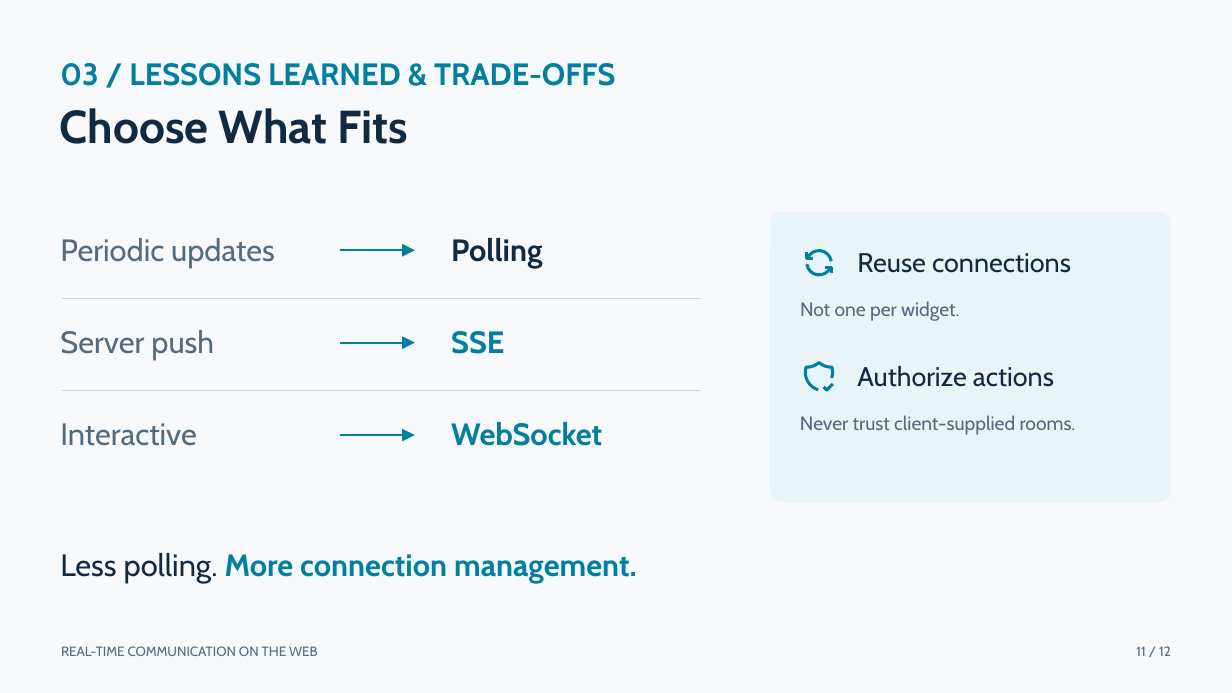
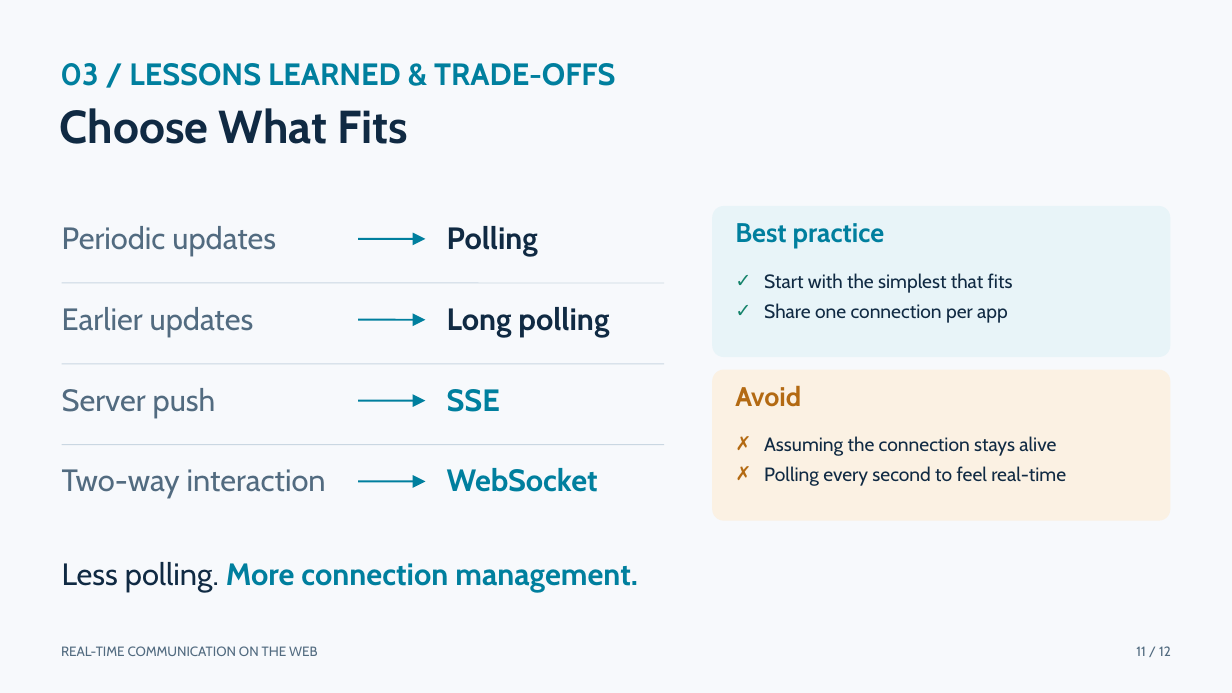
Before and after one commit to Daniiislo/ProtoLab, a slide deck: slide 11 of presentation/Real-time Communication on the Web.pptx. Drawn at 1232x693 pixels with LibreOffice and Linux fonts; fonts in the diff are those of the drawing. Boxes give left, top, right and bottom in pixels: in the first picture for what was removed or moved away, otherwise in the second. Text is boxed around its words. In the diff, an @@ line names an element or a change of style, - is before the commit and + after.

```diff
--- a/presentation/Real-time Communication on the Web.pptx
+++ b/presentation/Real-time Communication on the Web.pptx
@@ rounded rectangle: place and size @@
-rounded rectangle at (770,212,1170,503)
+rounded rectangle at (713,206,1171,358)
@@ rounded rectangle at (713,206,1171,358): proportions changed @@
@@ text "Periodic updates": place and size @@
-text "Periodic updates" at (60,238,275,267)
+text "Periodic updates" at (62,226,276,256)
@@ arrow moved from (340, 250) - (415, 250) to (359, 239) - (425, 239) @@
@@ text "Polling": place and size @@
-text "Polling" at (451,238,542,267)
+text "Polling" at (447,226,538,256)
@@ freeform shape removed at (62,299,701,299) @@
@@ arrow moved from (340, 343) - (415, 343) to (359, 320) - (425, 320) @@
@@ text "Server push": place and size @@
-text "Server push" at (60,330,214,360)
+text "Server push" at (62,388,216,417)
@@ text "SSE": place and size @@
-text "SSE" at (451,331,504,354)
+text "SSE" at (447,389,500,412)
@@ freeform shape removed at (62,391,701,392) @@
@@ arrow moved from (340, 435) - (415, 435) to (359, 401) - (425, 401) @@
@@ group removed at (800,250,1076,435): 4 freeform shapes, 4 texts @@
-Reuse connections
-Not one per widget.
-Authorize actions
-Never trust client-supplied rooms.
@@ text removed at (60,423,197,446) @@
-Interactive
@@ group added at (713,223,1171,521): 4 texts, 1 rounded rectangle @@
+Best practice
+✓ Start with the simplest that fits
+✓ Share one connection per app
+Avoid
+✗ Assuming the connection stays alive
+✗ Polling every second to feel real-time
@@ text "WebSocket": place and size @@
-text "WebSocket" at (451,422,602,446)
+text "WebSocket" at (447,468,598,492)
@@ group added at (62,283,665,498): 3 lines, 3 texts, 1 arrow @@
+Earlier updates
+Long polling
+Two-way interaction
@@ text "Less polling. More connection management.": place and size @@
-text "Less polling. More connection management." at (60,553,637,583)
+text "Less polling. More connection management." at (62,562,638,591)
```
Also in this commit, not shown: 2 other slides changed, 1 other file.
